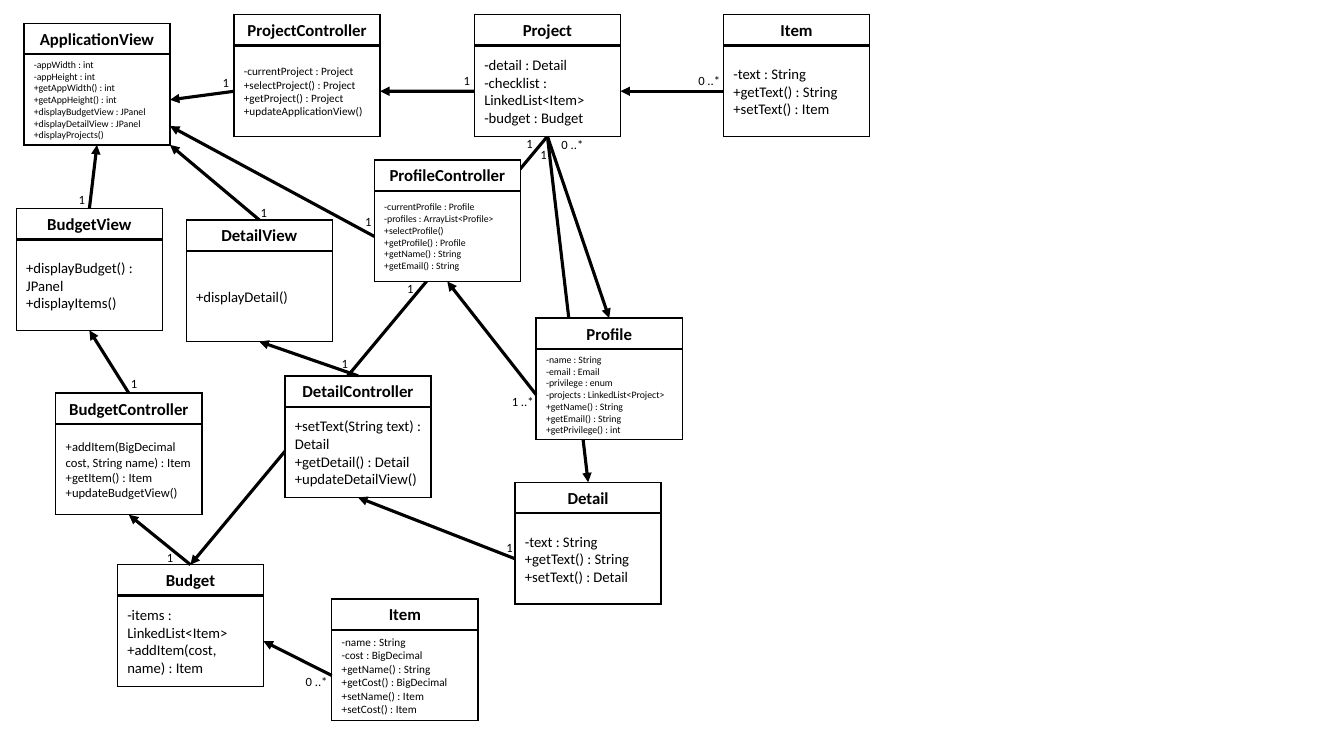
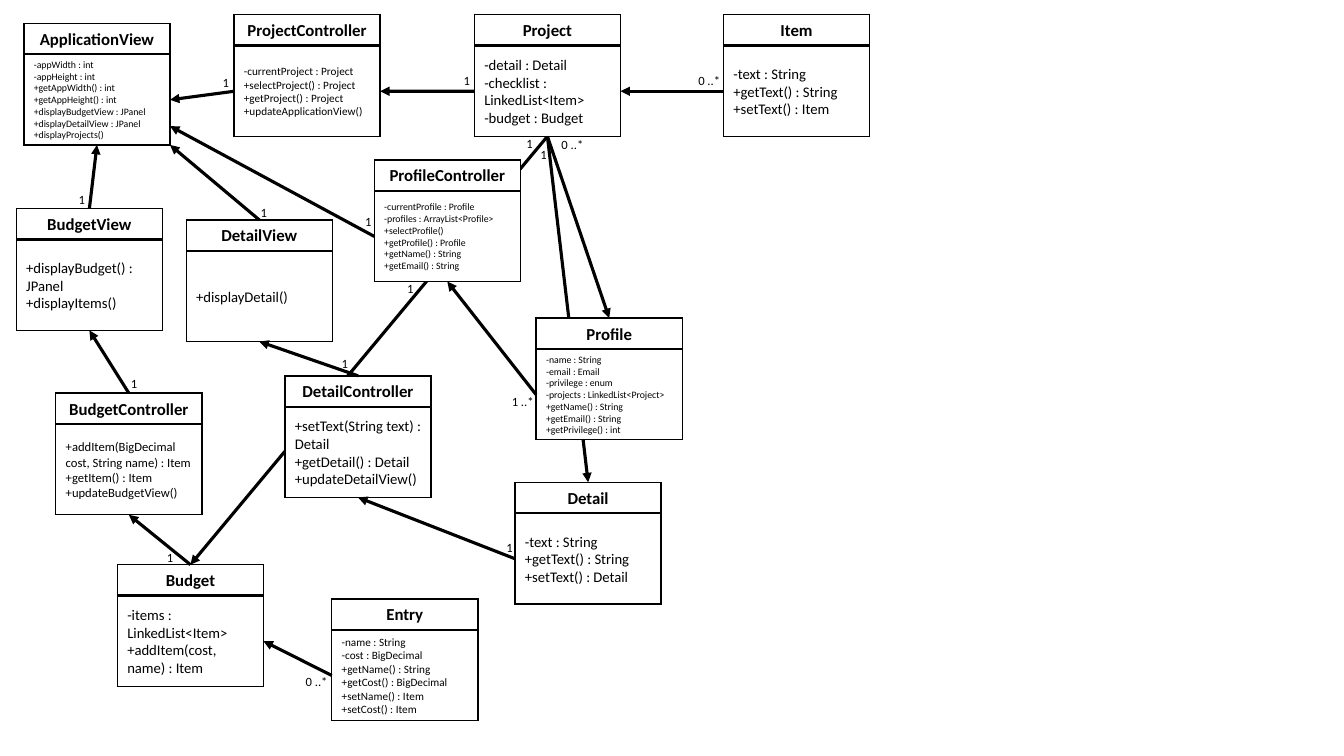
Before and after one commit to dgreen29/Creative-Tech-Brains, a slide deck: slide 2 of documentation/AppDesign.pptx. Drawn at 1344x756 pixels with LibreOffice and Linux fonts; fonts in the diff are those of the drawing. Boxes give left, top, right and bottom in pixels: in the first picture for what was removed or moved away, otherwise in the second. Text is boxed around its words. In the diff, an @@ line names an element or a change of style, - is before the commit and + after.

```diff
--- a/documentation/AppDesign.pptx
+++ b/documentation/AppDesign.pptx
@@ text in rectangle at bbox=[386, 609, 423, 623]: text changed @@
-Item
+Entry
```
Also in this commit, not shown: 10 other files.
